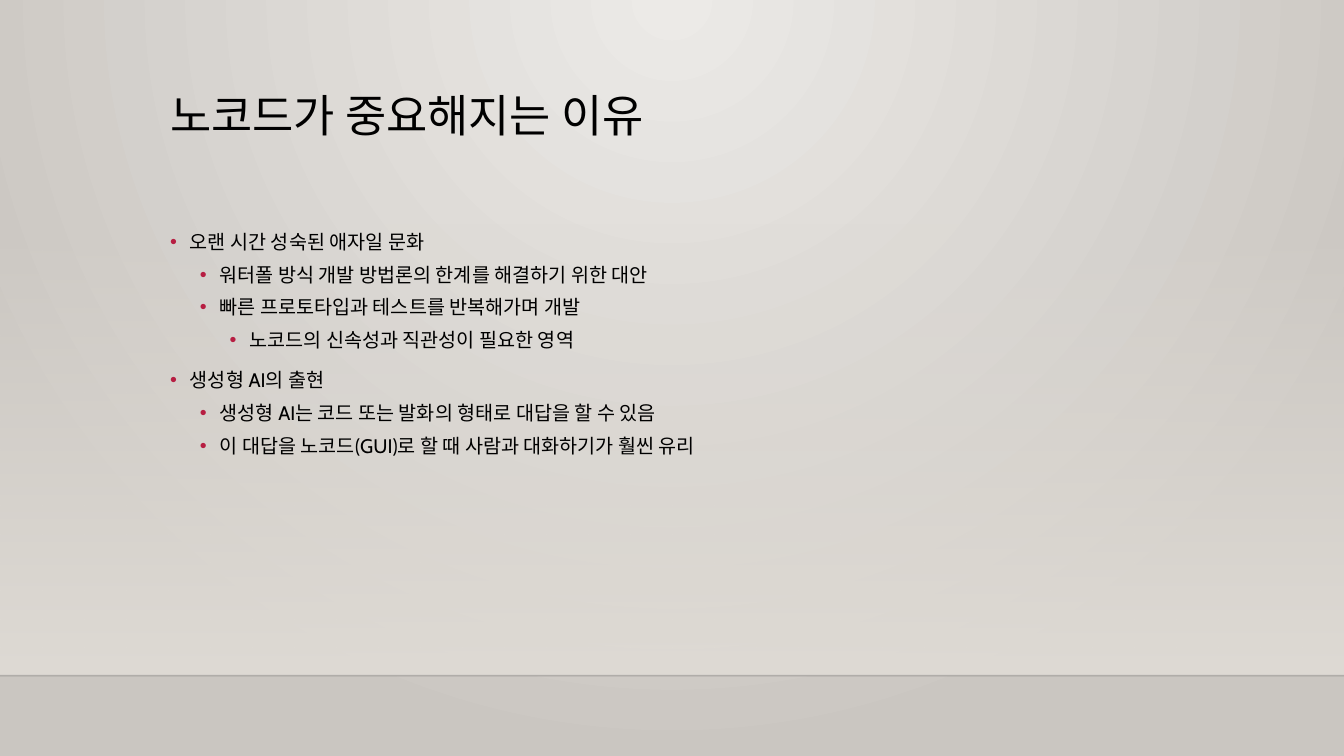
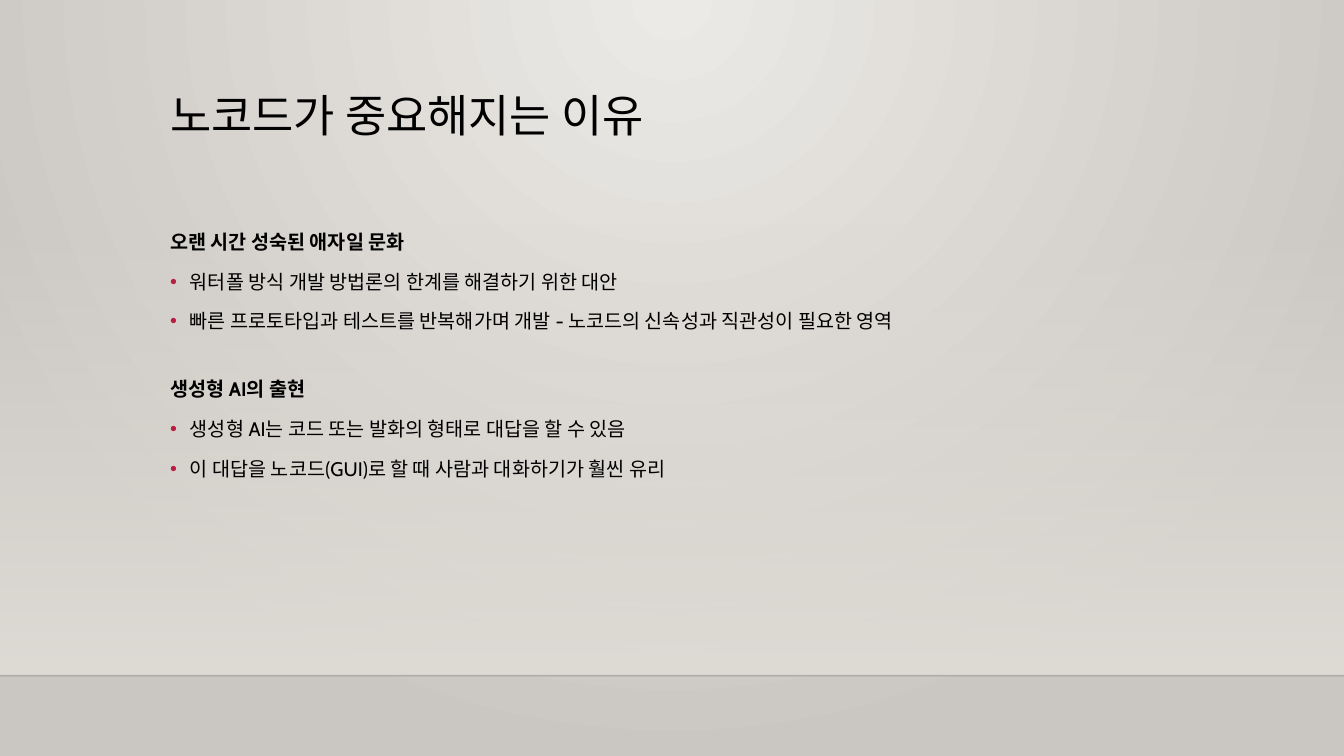
Before and after one commit to m00nlygreat/obsidian-vault, a slide deck: slide 8 of 노코드 엔지니어링/노코드 개론.pptx. Drawn at 1344x756 pixels with LibreOffice and Linux fonts; fonts in the diff are those of the drawing; background and template pictures are left out. Boxes give left, top, right and bottom in pixels: in the first picture for what was removed or moved away, otherwise in the second. Text is boxed around its words. In the diff, an @@ line names an element or a change of style, - is before the commit and + after.

Commit message:
백업 완료: 2023-11-25 03:46:04
Affected files:
.obsidian/appearance.json
.obsidian/workspace.json
노코드 엔지니어링/노션으로 랜딩페이지 만들기.md
노코드 엔지니어링/노션으로 랜딩페이지 만들기.pptx
노코드 엔지니어링/노코드 개론.md
노코드 엔지니어링/노코드 개론.pptx

```diff
--- a/노코드 엔지니어링/노코드 개론.pptx
+++ b/노코드 엔지니어링/노코드 개론.pptx
@@ text at (170, 232, 665, 479): bold on in "오랜 시간 성숙된 애자일 문화", "생성형 AI의 출현"; bullet • to none; more space between paragraphs; list level 2 to 1 in "워터폴 방식 개발 방법론의 한계를 ..."; list level 2 to 1 in "생성형 AI는 코드 또는 발화의 ..."; list level 2 to 1 in "이 대답을 노코드(GUI)로 할 때 ..." @@
@@ text at (190, 311, 893, 330): text changed @@
-  • 빠른 프로토타입과 테스트를 반복해가며 개발
-    • 노코드의 신속성과 직관성이 필요한 영역
+• 빠른 프로토타입과 테스트를 반복해가며 개발 - 노코드의 신속성과 직관성이 필요한 영역
```
Also in this commit, not shown: 7 other slides changed, 5 other files.
